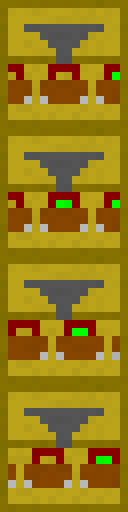
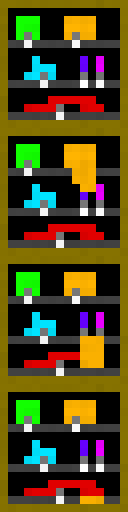
Before/after of a 128 x 512 layered artwork. What changed in the layer stack:
added group "vending machine" with 4 layers above "liquid shipping depot" over [8, 8, 120, 504]
added layer "Layer 3 copy 9" (1st of 4, in "vending machine") in group "vending machine" over [8, 8, 120, 120]
added layer "Layer 3 copy 10" (1st of 2, in "vending machine") in group "vending machine" over [8, 136, 120, 248]
added layer "Layer 3 copy 11" (1st of 2, in "vending machine") in group "vending machine" over [8, 264, 120, 504]
added layer "Layer 9" in group "vending machine" over [8, 392, 120, 504]
hid group "liquid shipping depot" (4 layers) over [8, 24, 120, 488]
